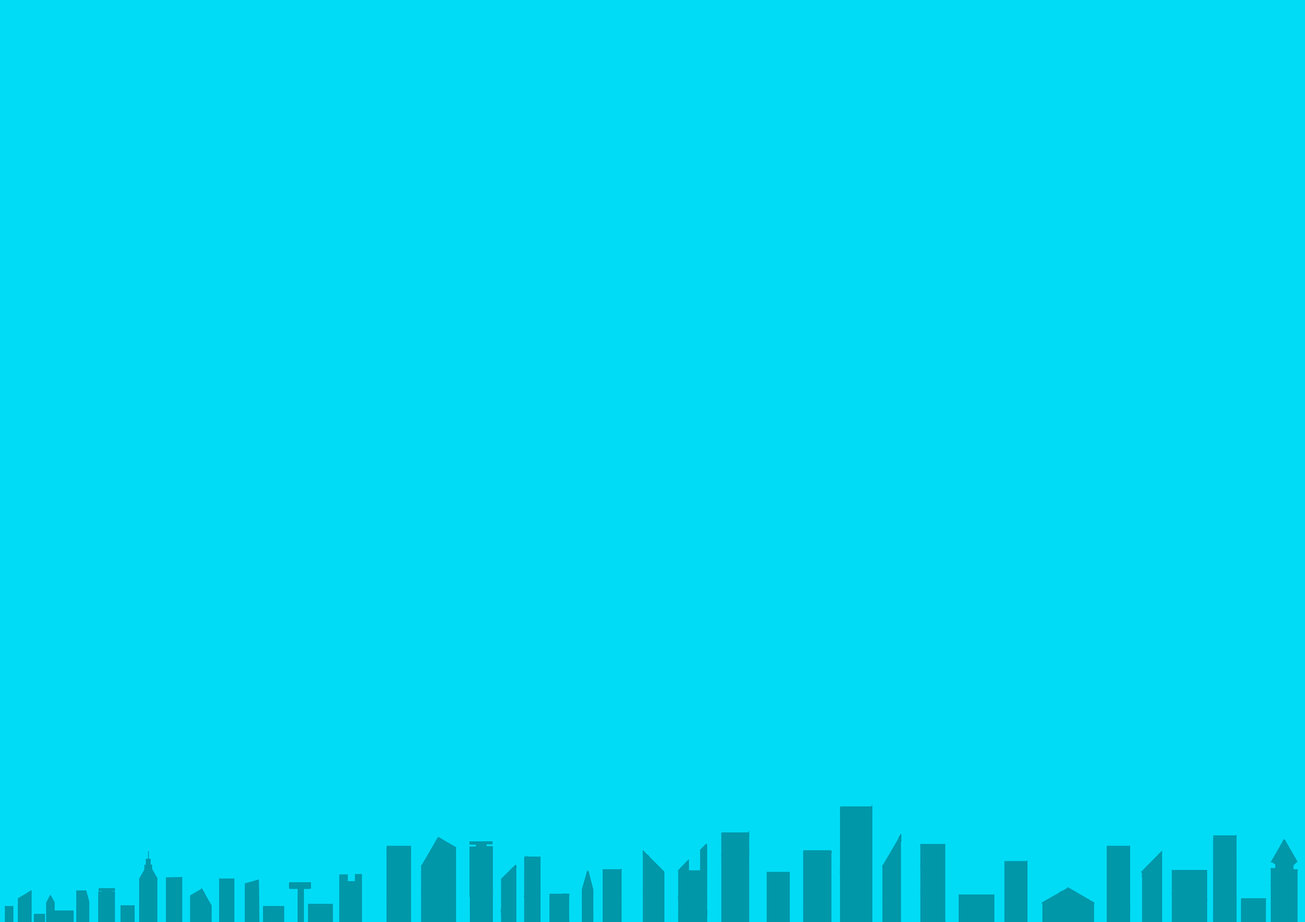
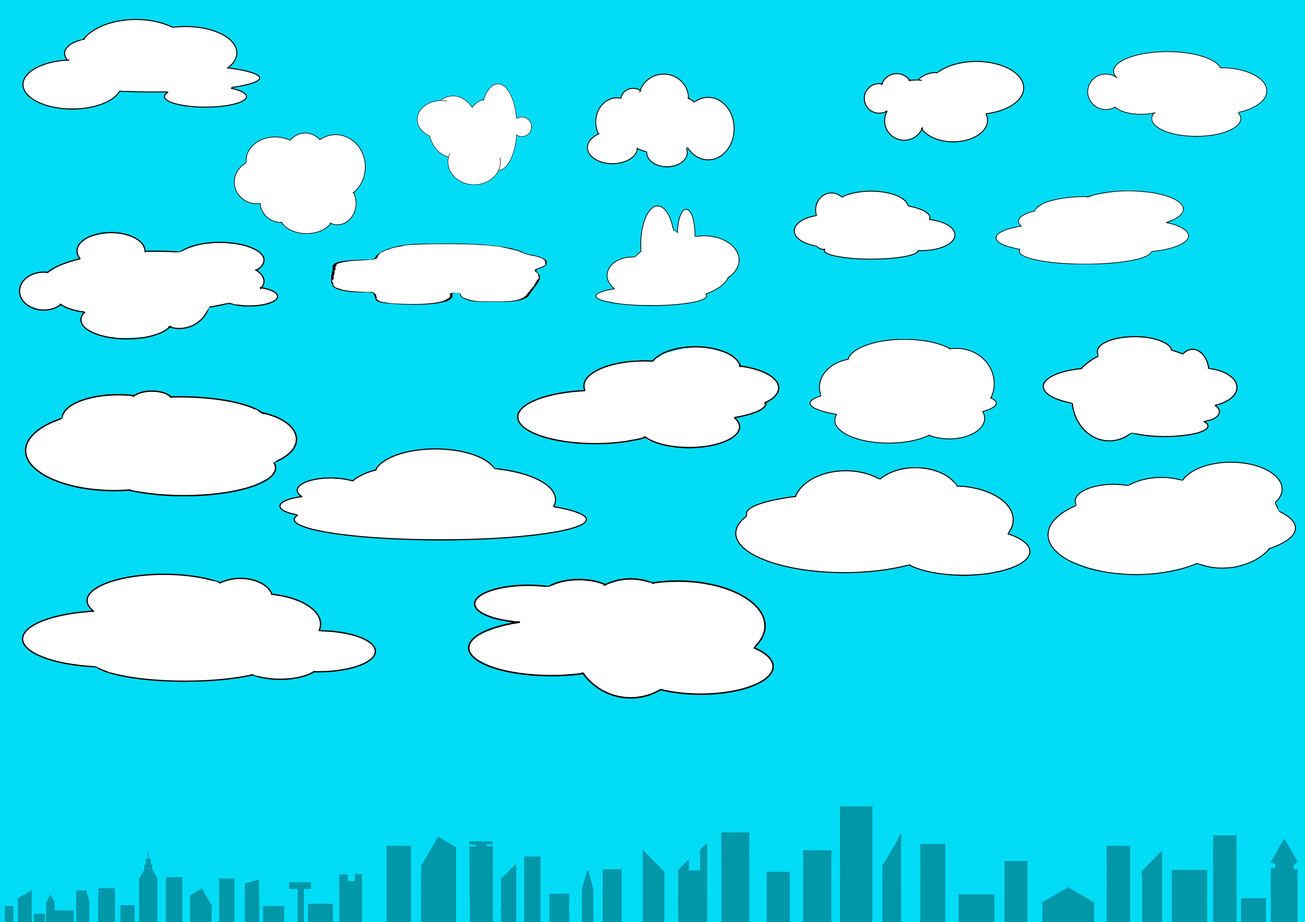
Comparing the layer stacks of the two 1305x922 images. Changes:
showed "cloud20" over [467, 578, 774, 699]
showed "cloud19" over [21, 573, 377, 683]
showed "cloud18" over [734, 467, 1031, 577]
showed "cloud17" over [1047, 461, 1296, 576]
showed "cloud16" over [279, 448, 587, 541]
showed "cloud15" over [24, 390, 298, 497]
showed "cloud14" over [516, 346, 780, 449]
showed "cloud13" over [809, 339, 997, 444]
showed "cloud12" over [1042, 336, 1238, 442]
showed "cloud11" over [995, 190, 1189, 265]
showed "cloud10" over [793, 190, 956, 260]
showed "cloud9" over [595, 205, 740, 307]
showed "cloud8" over [331, 243, 547, 305]
showed "cloud7" over [18, 232, 279, 340]
showed "cloud6" over [22, 18, 260, 110]
showed "cloud5" over [1087, 51, 1267, 137]
showed "cloud4" over [863, 60, 1024, 143]
showed "cloud3" over [586, 73, 735, 168]
showed "cloud2" over [416, 83, 532, 185]
showed "cloud1" over [233, 132, 366, 234]
